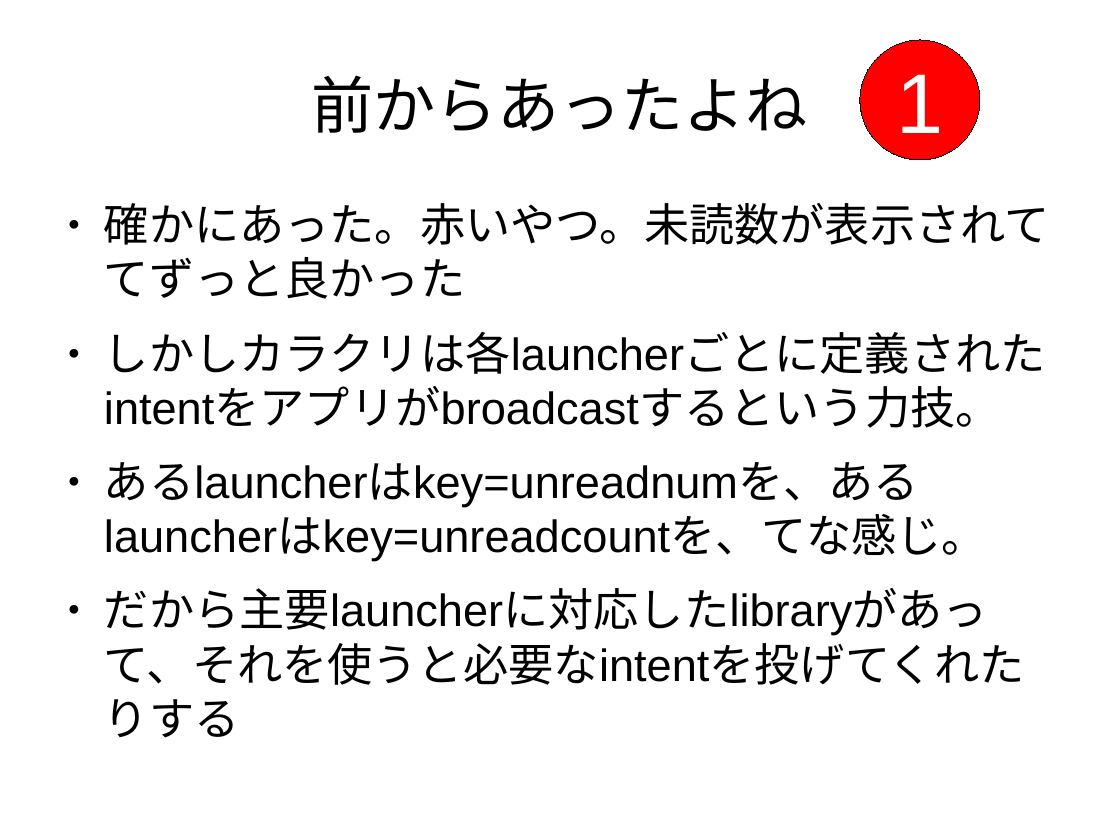
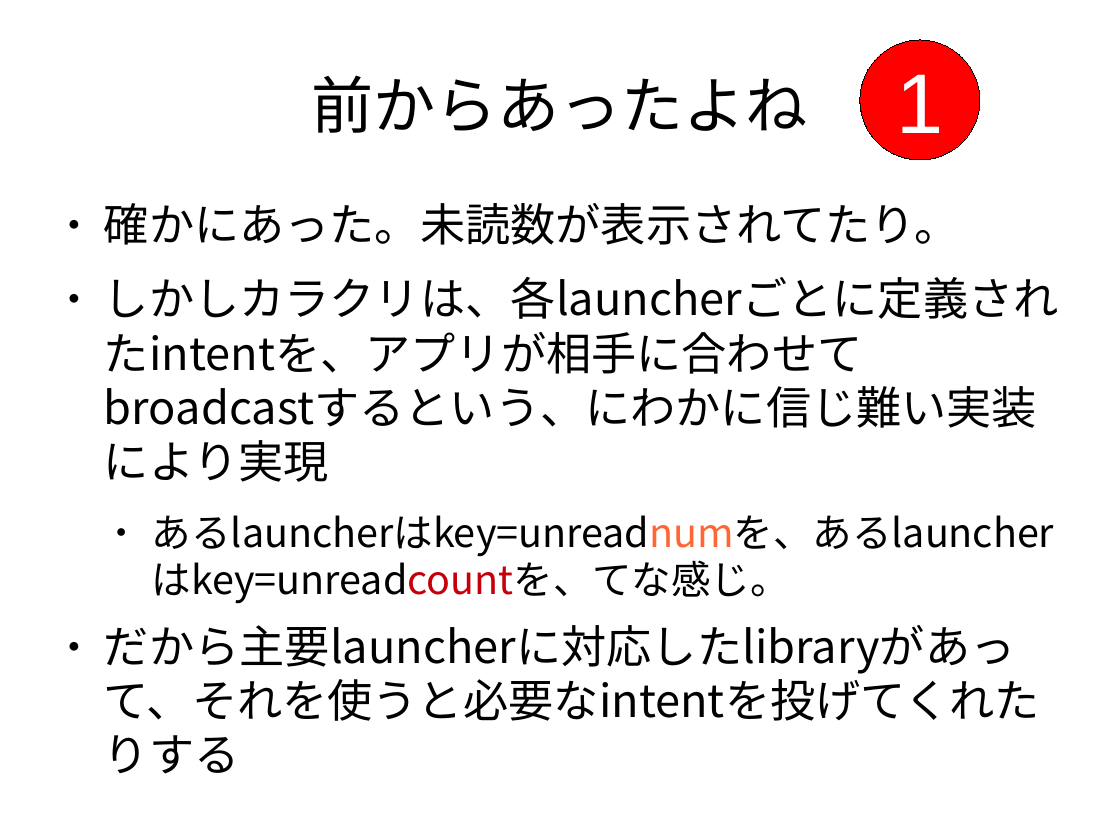
Before and after one commit to tmhouse/TestNotificationChannelSample, a slide deck: slide 16 of NotificationChannelについて.odp (slide 15 before the commit). Drawn at 1120x840 pixels with LibreOffice and Linux fonts; fonts in the diff are those of the drawing. Boxes give left, top, right and bottom in pixels: in the first picture for what was removed or moved away, otherwise in the second. Text is boxed around its words. In the diff, an @@ line names an element or a change of style, - is before the commit and + after.

```diff
--- a/NotificationChannelについて.odp
+++ b/NotificationChannelについて.odp
@@ text at [104, 203, 1059, 482]: text changed; font Arial to Noto Sans CJK JP @@
-● 確かにあった。赤いやつ。未読数が表示されててずっと良かった
-● しかしカラクリは各launcherごとに定義されたintentをアプリがbroadcastするという力技。
+● 確かにあった。未読数が表示されてたり。
+● しかしカラクリは、各launcherごとに定義されたintentを、アプリが相手に合わせてbroadcastするという、にわかに信じ難い実装により実現
@@ text at [104, 515, 1054, 721]: size 32 to 28 pt, text colour #000000 to #FF6633, text colour #000000 to #C5000B in "あるlauncherはkey=unreadnumを、あるlauncherはkey=unreadcountを、てな感じ。"; font Arial to Noto Sans CJK JP in "あるlauncherはkey=unreadnumを、あるlauncherはkey=unreadcountを、てな感じ。", "だから主要launcherに対応したlibraryがあって、それを使うと必要なintentを投げてくれたりする"; list level 1 to 2 in "あるlauncherはkey=unreadnumを、あるlauncherはkey=unreadcountを、てな感じ。" @@
```
Also in this commit, not shown: 14 other slides changed, 5 slides added, 2 slides removed.
